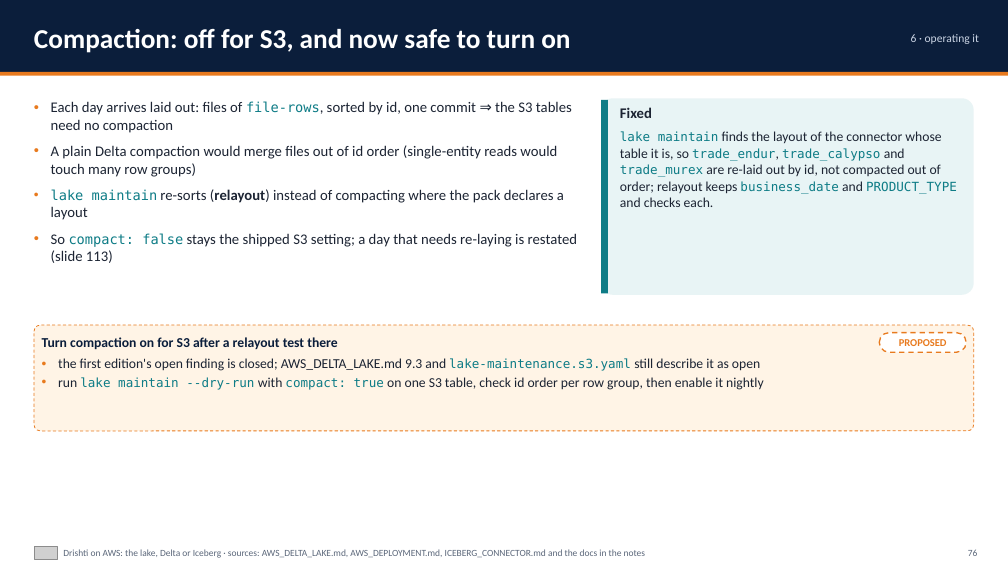
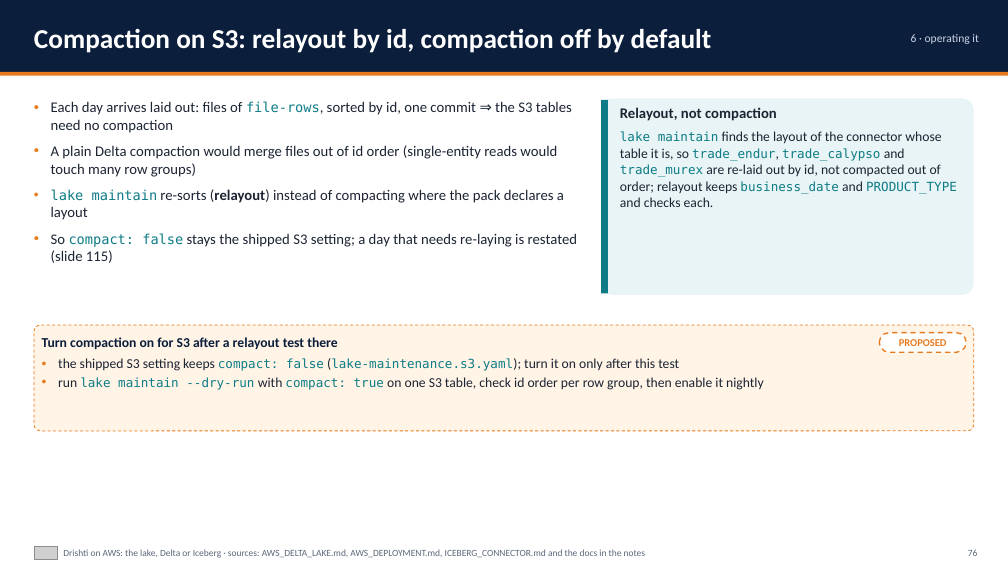
Before and after one commit to ajsinha/drishti, a slide deck: slide 76 of docs/publications/Drishti-on-AWS.pptx. Drawn at 1008x567 pixels with LibreOffice and Linux fonts; fonts in the diff are those of the drawing; grey boxes stand for pictures. Boxes give left, top, right and bottom in pixels: in the first picture for what was removed or moved away, otherwise in the second. Text is boxed around its words. In the diff, an @@ line names an element or a change of style, - is before the commit and + after.

```diff
--- a/docs/publications/Drishti-on-AWS.pptx
+++ b/docs/publications/Drishti-on-AWS.pptx
@@ text at (x1=34, y1=29, x2=712, y2=53): text changed @@
-Compaction: off for S3, and now safe to turn on
+Compaction on S3: relayout by id, compaction off by default
@@ text at (x1=620, y1=107, x2=777, y2=121): text changed @@
-Fixed
+Relayout, not compaction
@@ text at (x1=51, y1=233, x2=577, y2=263): text changed @@
-• So compact: false stays the shipped S3 setting; a day that needs re-laying is restated (slide 113)
+• So compact: false stays the shipped S3 setting; a day that needs re-laying is restated (slide 115)
@@ text at (x1=58, y1=358, x2=679, y2=371): text changed @@
-• the first edition's open finding is closed; AWS_DELTA_LAKE.md 9.3 and lake-maintenance.s3.yaml still describe it as open
+• the shipped S3 setting keeps compact: false (lake-maintenance.s3.yaml); turn it on only after this test
```
Also in this commit, not shown: 50 other slides changed, 2 slides added, 7 other files.
